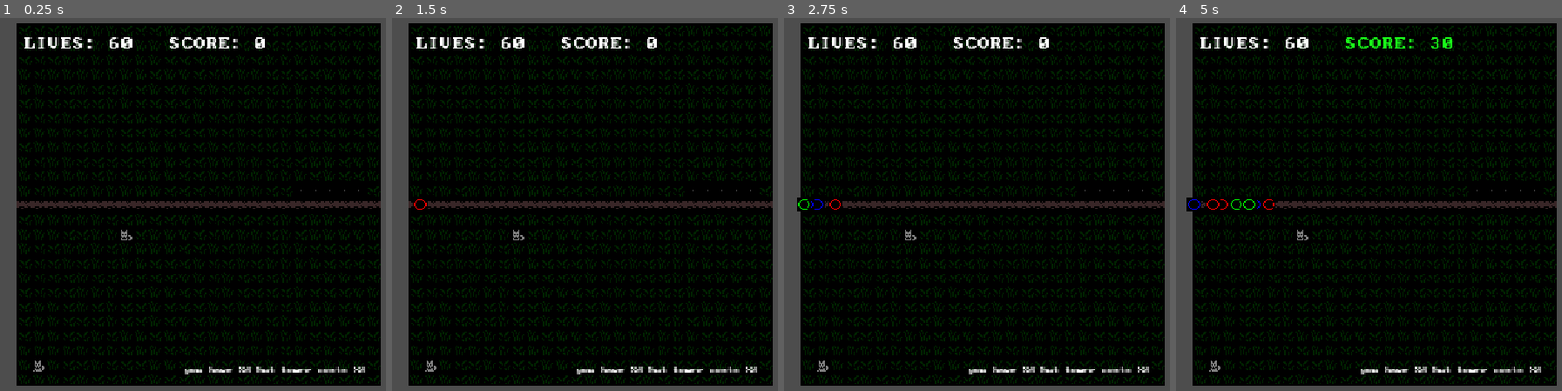
Above: before the commit, frames 1-4 (left to right).
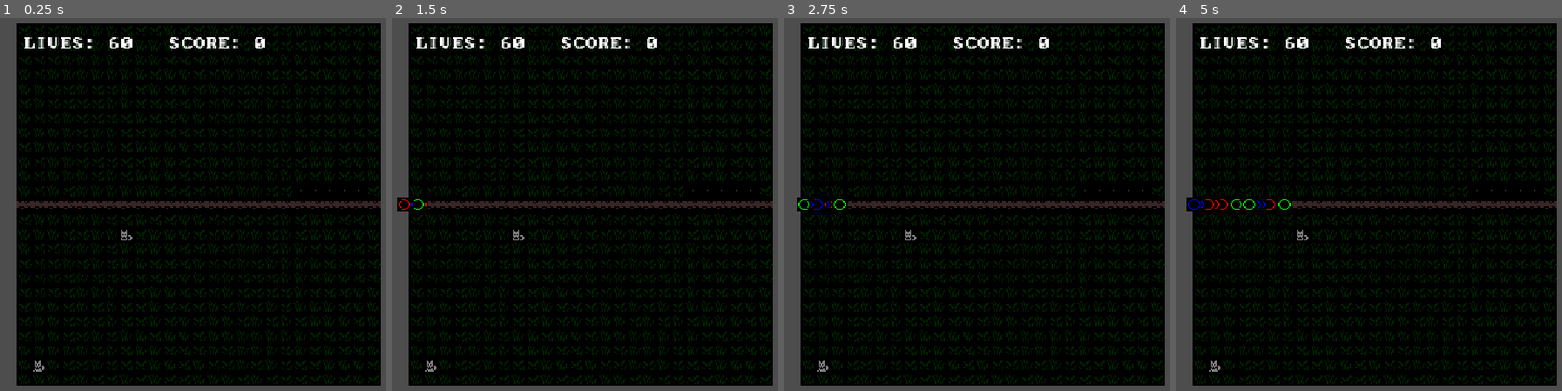
Above: after the commit, the same moments.

Repository: wonderzombie/godot-bubbles-td
Game: Godot game, scene res://assets/main.tscn
Two runs of this game, one before a commit and one after it. Both use one fixed random seed, a clock stepped at 60 frames per second and the inputs below.
Inputs (mouse positions are in pixels of both pictures, inside the frame that each line leads up to):
- Up to frame 1 (0.25 s): no input
- Up to frame 2 (1.5 s): tap Enter at 0.5 s; move the mouse to (743, 185) at 0.52 s; hold 1 (first_balloon) 0.53-1.28 s; click (743, 185) at 0.67 s; tap Space (next_round) at 0.8, 1.25, 1.35 s; move the mouse to (449, 223) at 1.27 s; click (449, 223) at 1.42 s
- Up to frame 3 (2.75 s): tap 2 (second_balloon) at 1.55 s; tap Enter at 2 s; move the mouse to (1054, 118) at 2.02 s; hold 2 (second_balloon) from 2.03 s (still down); click (1054, 118) at 2.17 s; tap 3 (third_balloon) at 2.3 s
- Up to frame 4 (5 s): tap Space (next_round) at 2.75, 3.8, 4.35 s; move the mouse to (1338, 282) at 2.77 s; release 2 (second_balloon) at 2.78 s; tap 3 (third_balloon) at 2.85 s; click (1338, 282) at 2.92 s; tap 1 (first_balloon) at 3.05 s; move the mouse to (outside the picture) at 3.52 s; hold 1 (first_balloon) 3.53-4.28 s; click (outside the picture) at 3.67 s; move the mouse to (outside the picture) at 4.27 s; click (outside the picture) at 4.42 s; tap 2 (second_balloon) at 4.55 s

The runs differ from the first frame. In frame 1, 0.4% of the frame differs, in the area x 47-95%, y 93-96%; in frame 2, 0.6%; in frame 3, 0.5%; in frame 4, 1.0%, in the area x 6-95%, y 5-96%.

Commit message:
use data-driven stats for bubbles

Diff:
--- a/assets/main.gd
+++ b/assets/main.gd
@@ -1,72 +1,57 @@
 extends Node2D
 
-const DEFAULT_SPEED = 20
+@export var score = 0
+@export var lives = 60
 
-var bubbles_spawned = 0;
+var ghost_tower: DogButton
+var bubbles_spawned = 0
 
-@export var score = 0;
-@export var lives = 60;
-
-var ghost_tower: DogButton;
-
-var score_twn
-var lives_twn
+var score_twn: Tween
+var lives_twn: Tween
 
 # Called when the node enters the scene tree for the first time.
 func _ready() -> void:
 	%Toolbar.selected.connect(selected_tower)
 	%Lives.text = "LIVES: %d" % lives
+	%Messages.text = ""
 
 
 func _unhandled_key_input(event: InputEvent) -> void:
-	var color = Color.TRANSPARENT
-	var speed = DEFAULT_SPEED
-	var hits = 1
+	var stats: BubbleStats
 
 	if event.is_action_pressed("next_round"):
-		pass
+		stats = BubbleStats.STATS.values().pick_random()
 	elif event.is_action_pressed("first_balloon"):
-		color = Color.RED
-		speed = DEFAULT_SPEED
+		stats = BubbleStats.STATS.get(BubbleStats.Ty.RED)
 	elif event.is_action_pressed("second_balloon"):
-		color = Color.BLUE
-		speed = DEFAULT_SPEED * 0.95
-		hits = 2
+		stats = BubbleStats.STATS.get(BubbleStats.Ty.BLUE)
 	elif event.is_action_pressed("third_balloon"):
-		color = Color.GREEN
-		speed = DEFAULT_SPEED * 0.80
-		hits = 3
+		stats = BubbleStats.STATS.get(BubbleStats.Ty.GREEN)
 	else:
 		return
 
-	var value = 5 + (5 * (hits + 1))
 
 	var start_wp: Marker2D = %Waypoints.get_child(0);
 	var end_wp: Marker2D = %Waypoints.get_child(-1);
 	prints("start is %s and end is %s" % [start_wp, end_wp])
 
 	var new_bubble: Bubble = %Bubble.duplicate();
+	new_bubble.set_stats(stats)
 
+	%Map.add_child(new_bubble);
 	new_bubble.position = start_wp.position;
 	new_bubble.destination = end_wp.position;
-	new_bubble.speed = speed;
-	new_bubble.modulate = color;
-	new_bubble.value = value;
-	new_bubble.num_hits = hits;
 
-	%Map.add_child(new_bubble);
+	new_bubble.pop.connect(handle_pop)
+	new_bubble.escaped.connect(handle_escape)
 
-	new_bubble.pop.connect(adjust_score)
-	new_bubble.escaped.connect(adjust_lives)
-
-	new_bubble.visible = true;
 	bubbles_spawned += 1
 	new_bubble.name = "bubble%d" % bubbles_spawned
 	new_bubble.start()
 
 
-func adjust_score(value: int) -> void:
-	score += value
+func handle_pop(stats: BubbleStats) -> void:
+	score += stats.value
 	prints("score is now", score)
 
 	%Score.text = "SCORE: %s" % score
@@ -74,18 +59,19 @@
 	if self.score_twn:
 		self.score_twn.kill()
 
-	if value > 0:
+	if stats.value > 0:
 		%Score.modulate = Color.GREEN
 		self.score_twn = create_tween()
 		self.score_twn.tween_property(%Score, "modulate", Color.WHITE, 1)
-	elif value < 0:
+	elif stats.value < 0:
 		%Score.modulate = Color.GOLD
 		self.score_twn = create_tween()
 		self.score_twn.tween_property(%Score, "modulate", Color.WHITE, 1)
 
-func adjust_lives(bubble: Bubble, value: int) -> void:
-	prints("adjust lives:", value)
-	var adjusted_penalty = value / 5
+
+func handle_escape(bubble: Bubble) -> void:
+	prints("adjust lives:", bubble.stats.value)
+	var adjusted_penalty = bubble.stats.value / 5.0
 	lives -= adjusted_penalty
 	bubble.set_process_mode(PROCESS_MODE_DISABLED)
 	bubble.visible = false
@@ -99,12 +85,14 @@
 	self.lives_twn = create_tween()
 	self.lives_twn.tween_property(%Lives, "modulate", Color.WHITE, 1)
 
+
 func selected_tower(sprite: DogButton) -> void:
 	match sprite.name:
 		"DogButton1":
 			self.ghost_tower = sprite.duplicate()
 			self.add_child(ghost_tower)
 			self.ghost_tower.position = self.get_local_mouse_position()
+
 
 func _input(event) -> void:
 	if !ghost_tower:
@@ -132,6 +120,11 @@
 func _maybe_place_tower(tower_pos):
 	prints("clicked:", self.ghost_tower.position)
 
+	if self.score < ghost_tower.cost:
+		return
+
+	self.score -= ghost_tower.cost
+
 	var new_tower = ghost_tower.scene.instantiate()
 	prints("spawning", new_tower.name, "at", tower_pos)
 
@@ -140,5 +133,4 @@
 
 	%Toolbar.last_selected = null
 
-	adjust_score(-ghost_tower.cost)
 	ghost_tower.queue_free()
--- a/assets/main.tscn
+++ b/assets/main.tscn
@@ -29,7 +29,6 @@
 
 [node name="Dog1" parent="Map" unique_id=1369491177 instance=ExtResource("3_fphxj")]
 position = Vector2(90, 174)
-attack_speed = 2.0
 
 [node name="Bubble" type="Sprite2D" parent="Map" unique_id=186762047 groups=["bubbles"]]
 unique_name_in_owner = true
--- /dev/null
+++ b/resources/blue_bubble.tres
@@ -0,0 +1,11 @@
+[gd_resource type="Resource" script_class="BubbleStats" format=3 uid="uid://dkvniyqxrudpn"]
+
+[ext_resource type="Script" uid="uid://b4yimfme2rfw8" path="res://resources/bubble_stats.gd" id="1_m32bl"]
+
+[resource]
+script = ExtResource("1_m32bl")
+color = Color(0, 0, 1, 1)
+speed = 19.0
+max_hits = 2
+value = 10
+metadata/_custom_type_script = "uid://b4yimfme2rfw8"
--- /dev/null
+++ b/resources/bubble_stats.gd
@@ -0,0 +1,18 @@
+class_name BubbleStats extends Resource
+
+enum Ty {
+	RED,
+	BLUE,
+	GREEN
+}
+
+@export var color: Color = Color.RED
+@export var speed: float = 20
+@export var max_hits: int = 1
+@export var value: int = 5
+
+static var STATS = {
+	Ty.RED: load("res://resources/red_bubble.tres"),
+	Ty.BLUE: load("res://resources/blue_bubble.tres"),
+	Ty.GREEN: load("res://resources/green_bubble.tres")
+}
--- /dev/null
+++ b/resources/green_bubble.tres
@@ -0,0 +1,11 @@
+[gd_resource type="Resource" script_class="BubbleStats" format=3 uid="uid://bcl5f1hl6t5kc"]
+
+[ext_resource type="Script" uid="uid://b4yimfme2rfw8" path="res://resources/bubble_stats.gd" id="1_e5t5j"]
+
+[resource]
+script = ExtResource("1_e5t5j")
+color = Color(0, 1, 0, 1)
+speed = 16.0
+max_hits = 3
+value = 15
+metadata/_custom_type_script = "uid://b4yimfme2rfw8"
--- /dev/null
+++ b/resources/red_bubble.tres
@@ -0,0 +1,7 @@
+[gd_resource type="Resource" script_class="BubbleStats" format=3 uid="uid://c1l1ryitou24u"]
+
+[ext_resource type="Script" uid="uid://b4yimfme2rfw8" path="res://resources/bubble_stats.gd" id="1_bjmch"]
+
+[resource]
+script = ExtResource("1_bjmch")
+metadata/_custom_type_script = "uid://b4yimfme2rfw8"
--- a/scripts/bubble.gd
+++ b/scripts/bubble.gd
@@ -1,76 +1,65 @@
 class_name Bubble extends Sprite2D
 
-signal pop(award: int)
-signal escaped(myself: Bubble, penalty: int)
+signal pop(stats: BubbleStats)
+signal escaped(b: Bubble, stats: BubbleStats)
 
-@export var speed: float = 20
-@export var value: int = 5
-@export var num_hits: int = 1
+@export var stats: BubbleStats
+@export var hits_remaining: int = 1
+
+@onready var collision_area: Area2D = get_node(^"Area2D")
+
+var value: int:
+	get(): return self.stats.value
+var speed: float:
+	get(): return self.stats.speed
+var color: Color:
+	get(): return self.stats.color
 
 var destination: Vector2;
 var movement_tween: Tween
 var escaped_tween: Tween
-var random_colors: Array[Color] = [
-	Color.RED,
-	#Color.ORANGE,
-	#Color.YELLOW,
-	Color.GREEN,
-	Color.BLUE,
-	#Color.INDIGO,
-	#Color.VIOLET,
-	#Color.WHITE,
-	#Color.WHITE,
-	#Color.WHITE,
-]
 
 # Called when the node enters the scene tree for the first time.
 func _ready() -> void:
-	var collision_area: Area2D = get_node("Area2D")
-	collision_area.area_entered.connect(get_hit)
+	self.collision_area.area_entered.connect(get_hit)
+	self.escaped_tween = create_tween()
+	self.escaped_tween.tween_callback(self.check_escaped)
+	self.escaped_tween.tween_interval(0.5)
+	self.escaped_tween.set_loops()
 
-	self.escaped_tween = create_tween()
-	escaped_tween.tween_callback(self.check_escaped)
-	escaped_tween.tween_interval(0.5)
-	escaped_tween.set_loops()
+func set_stats(s: BubbleStats) -> void:
+	self.stats = s
+	self.hits_remaining = s.max_hits
+	self.self_modulate = s.color
 
 # Called every frame. 'delta' is the elapsed time since the previous frame.
 func start() -> void:
-	if self.modulate == Color.WHITE:
-		var choice = randi() % len(random_colors)
-		self.modulate = random_colors[choice]
-		match self.modulate:
-			Color.RED:
-				num_hits = 1
-				speed = 20
-			Color.BLUE:
-				num_hits = 2
-				speed = 20 * 0.95
-			Color.GREEN:
-				num_hits = 3
-				speed = 20 * 0.8
+	self._set_active(true)
+	self.movement_tween = create_tween()
+	self.movement_tween.tween_property(self, "position", destination, self.stats.speed).from_current()
 
-	self.movement_tween = create_tween()
-	self.movement_tween.tween_property(self, "position", destination, self.speed).from_current()
+func _set_active(active: bool) -> void:
+	self.collision_area.set_deferred("monitorable", active)
+	self.collision_area.set_deferred("monitoring", active)
+	self.set_deferred("visible", active)
+	self.set_deferred("process_mode",
+		ProcessMode.PROCESS_MODE_INHERIT if active else ProcessMode.PROCESS_MODE_DISABLED)
 
 func get_hit(_hitter: Area2D) -> void:
-	if !movement_tween:
+	if !self.movement_tween:
 		return
 
-	num_hits -= 1
-
-	if num_hits > 0:
+	self.hits_remaining -= 1
+	if self.hits_remaining > 0:
 		return
 
+	self._set_active(false)
 	movement_tween.kill()
-
-	var collision_area: Area2D = get_node("Area2D")
-	collision_area.set_deferred("monitorable", false)
-	collision_area.set_deferred("monitoring", false)
+	self.collision_area.set_deferred("monitorable", false)
+	self.collision_area.set_deferred("monitoring", false)
 
 	var left = Vector2.LEFT * 1 + self.position
 	var right = Vector2.RIGHT * 1 + self.position
-
-	pop.emit(self.value)
 
 	var hit = get_tree().create_tween()
 	hit.tween_property(self, "position", left, 0.05).from_current()
@@ -79,6 +68,9 @@
 	hit.tween_property(self, "modulate:a", 0.0, 0.5)
 	hit.tween_callback(self.queue_free)
 
+	pop.emit(self.stats)
+
+
 func check_escaped() -> void:
 	if self.position == destination:
-		self.escaped.emit(self, value)
+		self.escaped.emit(self, self.stats.value)
Not shown, added: resources/bubble_stats.gd.uid
